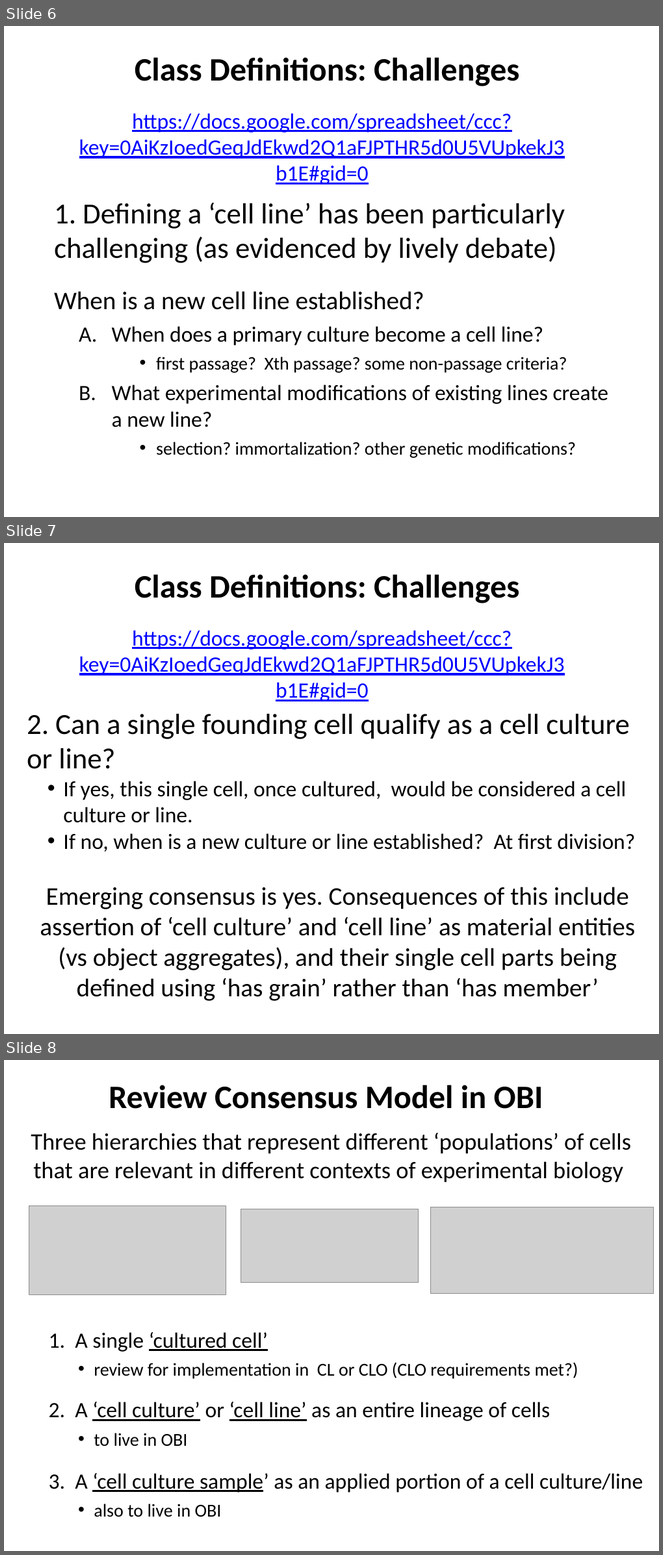
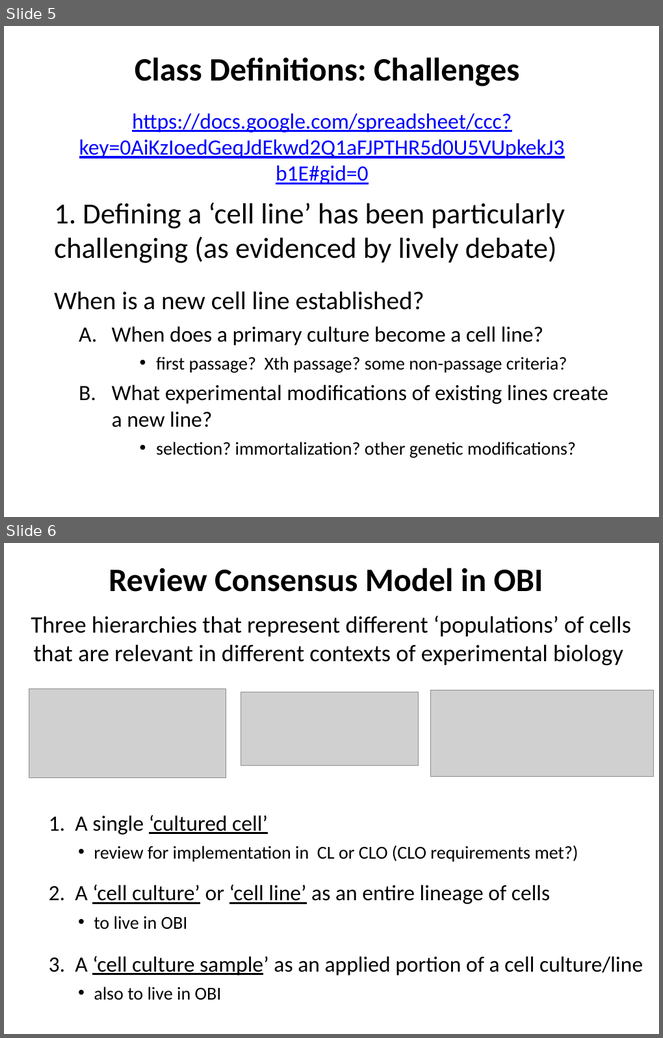
Before and after one commit to obi-ontology/obi-legacy-svn, a slide deck: trunk/docs/presentations/OBI-CLO-CL March 2013 Alignment/3-21-13_CLO-OBI_cell_culture_alignment.pptx. Shown one above the other, each under a label of ours: slides 6, 7 and 8 before the commit, slides 5 and 6 after it. The pictures are 663x1555 and 663x1038 pixels, drawn with LibreOffice and Linux fonts; fonts in the diff are those of the drawing; grey boxes stand for pictures. Boxes give left, top, right and bottom in pixels: in the first picture for what was removed or moved away, otherwise in the second. Text is boxed around its words. In the diff, an @@ line names an element or a change of style, - is before the commit and + after.

```diff
--- a/trunk/docs/presentations/OBI-CLO-CL March 2013 Alignment/3-21-13_CLO-OBI_cell_culture_alignment.pptx
+++ b/trunk/docs/presentations/OBI-CLO-CL March 2013 Alignment/3-21-13_CLO-OBI_cell_culture_alignment.pptx
@@ slide 7 removed at [4,543,659,1034], background #FFFFFF @@
@@ text removed at [135,574,519,603] @@
-Class Definitions: Challenges
@@ text removed at [79,630,565,702] @@
-https://docs.google.com/spreadsheet/ccc?key=0AiKzIoedGeqJdEkwd2Q1aFJPTHR5d0U5VUpkekJ3b1E#gid=0
@@ text removed at [27,714,635,1001] @@
-2. Can a single founding cell qualify as a cell culture or line?
-• If yes, this single cell, once cultured, would be considered a cell culture or line.
-• If no, when is a new culture or line established? At first division?
-Emerging consensus is yes. Consequences of this include assertion of ‘cell culture’ and ‘cell line’ as material entities (vs object aggregates), and their single cell parts being defined using ‘has grain’ rather than ‘has member’
@@ what was slide 6 is now slide 5 @@
@@ what was slide 8 is now slide 6 @@
```
Also in this commit, not shown: 1 other slide removed.
